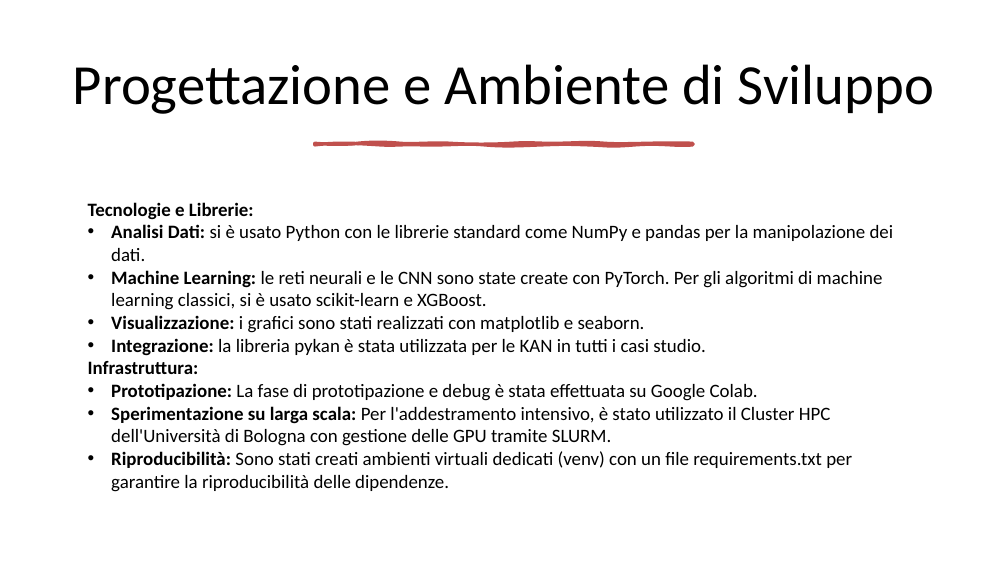
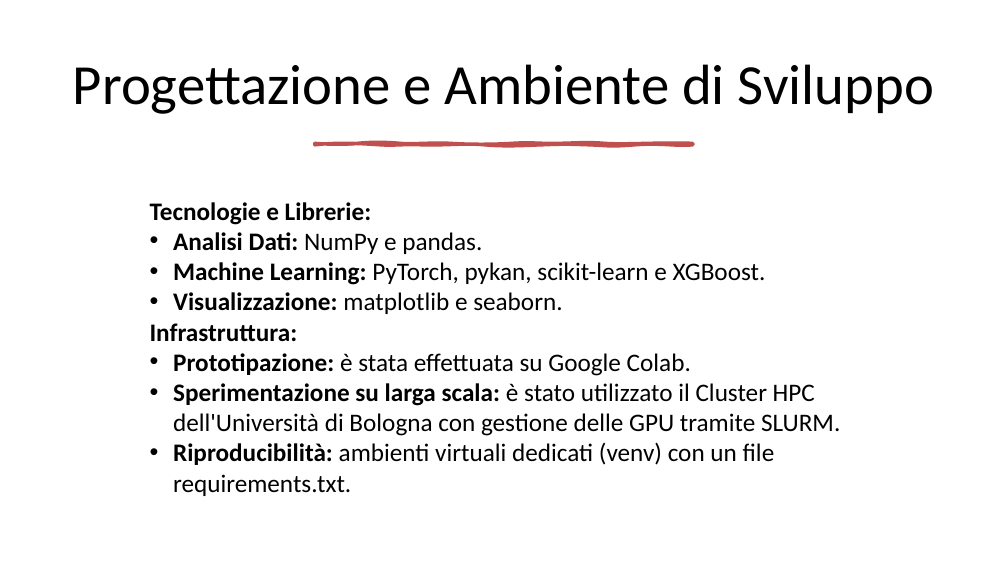
Before and after one commit to mtomas03/Thesis_Paper, a slide deck: slide 16 of Presentation.pptx (slide 21 before the commit). Drawn at 1008x567 pixels with LibreOffice and Linux fonts; fonts in the diff are those of the drawing. Boxes give left, top, right and bottom in pixels: in the first picture for what was removed or moved away, otherwise in the second. Text is boxed around its words. In the diff, an @@ line names an element or a change of style, - is before the commit and + after.

```diff
--- a/Presentation.pptx
+++ b/Presentation.pptx
@@ text "Tecnologie e Librerie:": place and size @@
-text "Tecnologie e Librerie:" at bbox=[88, 202, 894, 492]
+text "Tecnologie e Librerie:" at bbox=[150, 202, 840, 496]
@@ text at bbox=[150, 202, 371, 342]: size 18 to 24 pt in "Tecnologie e Librerie:", "Infrastruttura:" @@
@@ text at bbox=[173, 232, 766, 314]: text changed; size 18 to 24 pt @@
-• Analisi Dati: si è usato Python con le librerie standard come NumPy e pandas per la manipolazione dei dati.
-• Machine Learning: le reti neurali e le CNN sono state create con PyTorch. Per gli algoritmi di machine learning classici, si è usato scikit-learn e XGBoost.
-• Visualizzazione: i grafici sono stati realizzati con matplotlib e seaborn.
-• Integrazione: la libreria pykan è stata utilizzata per le KAN in tutti i casi studio.
+• Analisi Dati: NumPy e pandas.
+• Machine Learning: PyTorch, pykan, scikit-learn e XGBoost.
+• Visualizzazione: matplotlib e seaborn.
@@ text at bbox=[173, 353, 840, 496]: text changed; size 18 to 24 pt @@
-• Prototipazione: La fase di prototipazione e debug è stata effettuata su Google Colab.
-• Sperimentazione su larga scala: Per l'addestramento intensivo, è stato utilizzato il Cluster HPC dell'Università di Bologna con gestione delle GPU tramite SLURM.
-• Riproducibilità: Sono stati creati ambienti virtuali dedicati (venv) con un file requirements.txt per garantire la riproducibilità delle dipendenze.
+• Prototipazione: è stata effettuata su Google Colab.
+• Sperimentazione su larga scala: è stato utilizzato il Cluster HPC dell'Università di Bologna con gestione delle GPU tramite SLURM.
+• Riproducibilità: ambienti virtuali dedicati (venv) con un file requirements.txt.
```
Also in this commit, not shown: 13 other slides changed, 17 slides removed.
